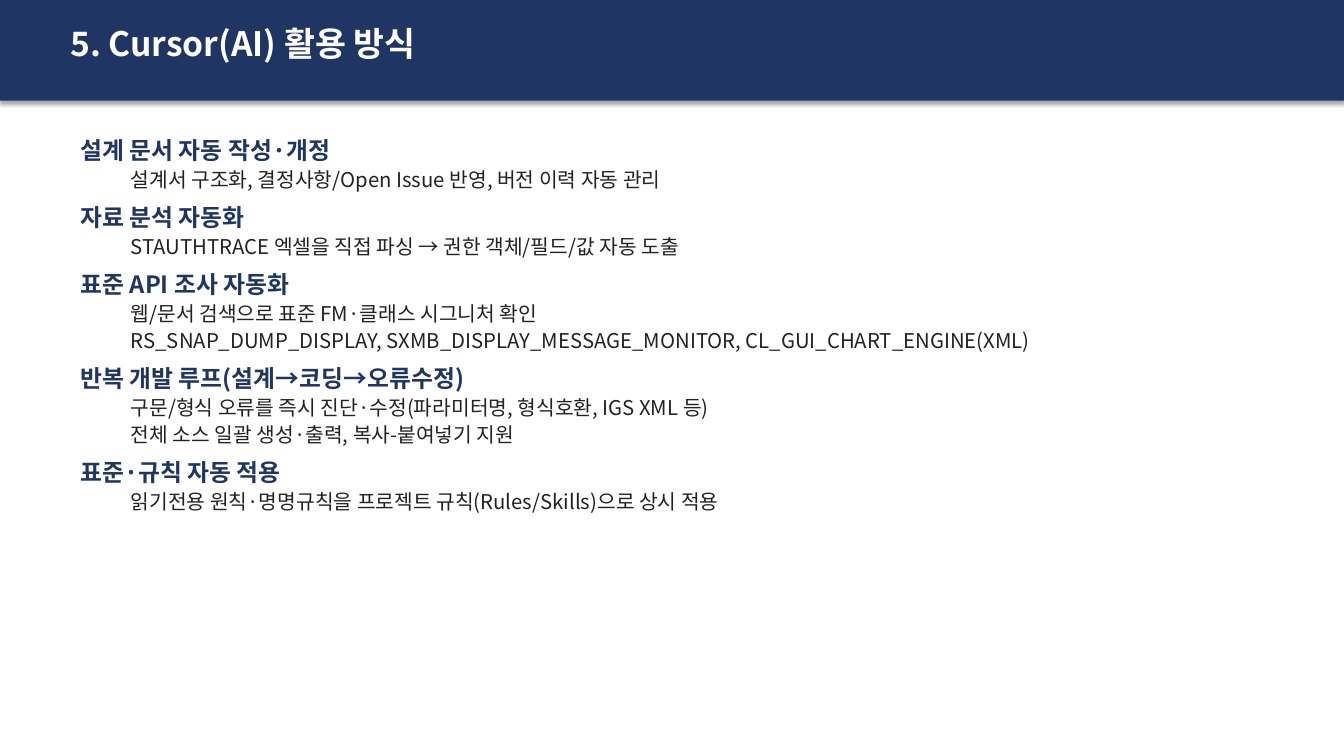
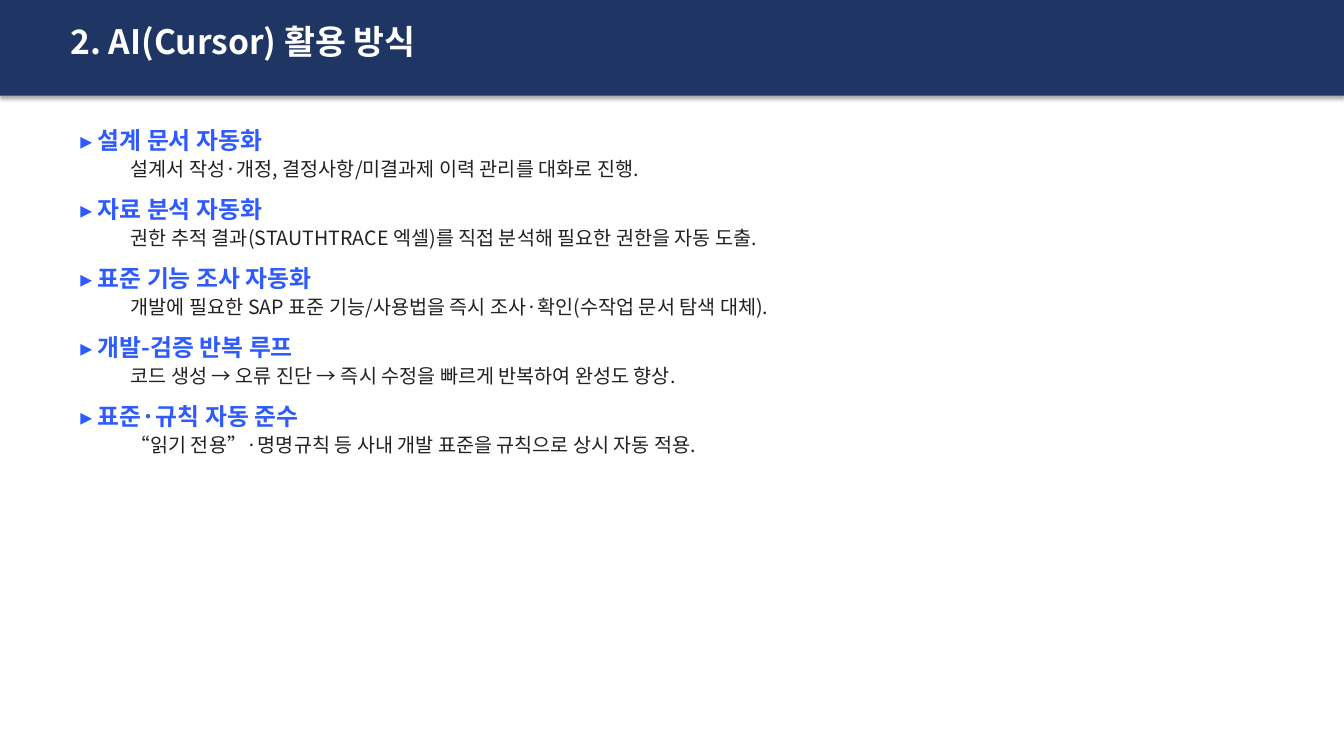
Before and after one commit to hyosungitx00/AI, a slide deck: slide 3 of docs/report/Y_OPS_MONITOR_V2_발표자료.pptx (slide 7 before the commit). Drawn at 1344x756 pixels with LibreOffice and Linux fonts; fonts in the diff are those of the drawing. Boxes give left, top, right and bottom in pixels: in the first picture for what was removed or moved away, otherwise in the second. Text is boxed around its words. In the diff, an @@ line names an element or a change of style, - is before the commit and + after.

```diff
--- a/docs/report/Y_OPS_MONITOR_V2_발표자료.pptx
+++ b/docs/report/Y_OPS_MONITOR_V2_발표자료.pptx
@@ rectangle: place and size @@
-rectangle at bbox=[0, 0, 1344, 101]
+rectangle at bbox=[0, 0, 1344, 96]
@@ text at bbox=[70, 25, 416, 61]: text changed @@
-5. Cursor(AI) 활용 방식
+2. AI(Cursor) 활용 방식
@@ text at bbox=[98, 129, 768, 454]: text changed; size 14.5 to 14 pt @@
-설계 문서 자동 작성·개정
-  설계서 구조화, 결정사항/Open Issue 반영, 버전 이력 자동 관리
-자료 분석 자동화
-  STAUTHTRACE 엑셀을 직접 파싱 → 권한 객체/필드/값 자동 도출
-표준 API 조사 자동화
-  웹/문서 검색으로 표준 FM·클래스 시그니처 확인
-  RS_SNAP_DUMP_DISPLAY, SXMB_DISPLAY_MESSAGE_MONITOR, CL_GUI_CHART_ENGINE(XML)
-반복 개발 루프(설계→코딩→오류수정)
-  구문/형식 오류를 즉시 진단·수정(파라미터명, 형식호환, IGS XML 등)
-  전체 소스 일괄 생성·출력, 복사-붙여넣기 지원
-표준·규칙 자동 적용
-  읽기전용 원칙·명명규칙을 프로젝트 규칙(Rules/Skills)으로 상시 적용
+▸ 설계 문서 자동화
+  설계서 작성·개정, 결정사항/미결과제 이력 관리를 대화로 진행.
+▸ 자료 분석 자동화
+  권한 추적 결과(STAUTHTRACE 엑셀)를 직접 분석해 필요한 권한을 자동 도출.
+▸ 표준 기능 조사 자동화
+  개발에 필요한 SAP 표준 기능/사용법을 즉시 조사·확인(수작업 문서 탐색 대체).
+▸ 개발-검증 반복 루프
+  코드 생성 → 오류 진단 → 즉시 수정을 빠르게 반복하여 완성도 향상.
+▸ 표준·규칙 자동 준수
+  “읽기 전용”·명명규칙 등 사내 개발 표준을 규칙으로 상시 자동 적용.
```
Also in this commit, not shown: 3 other slides changed, 1 slide added, 6 slides removed, 3 other files.
